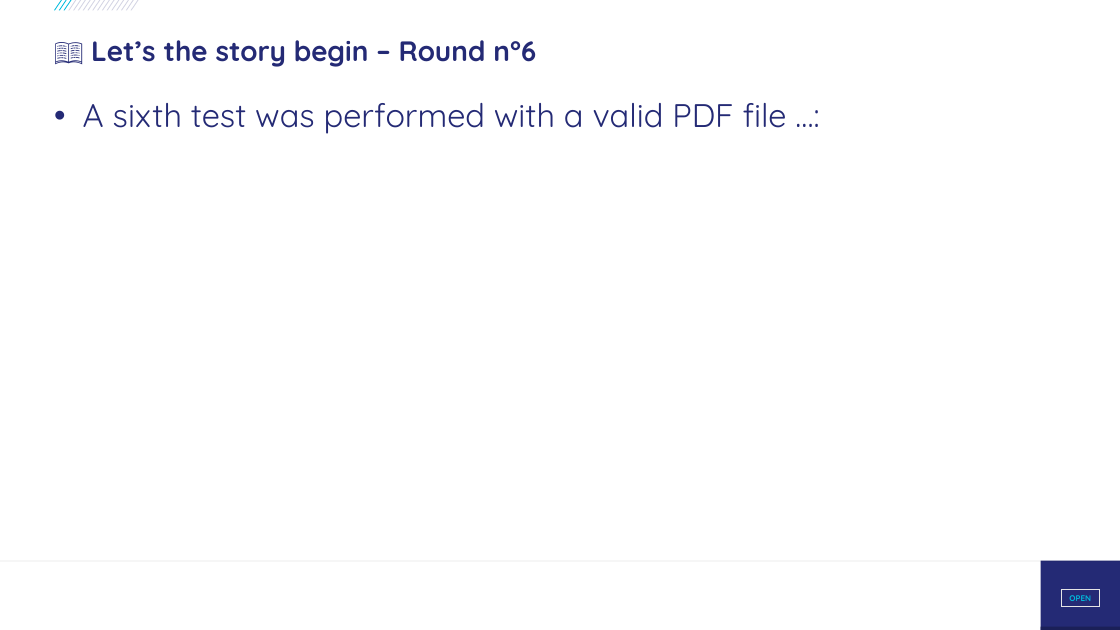
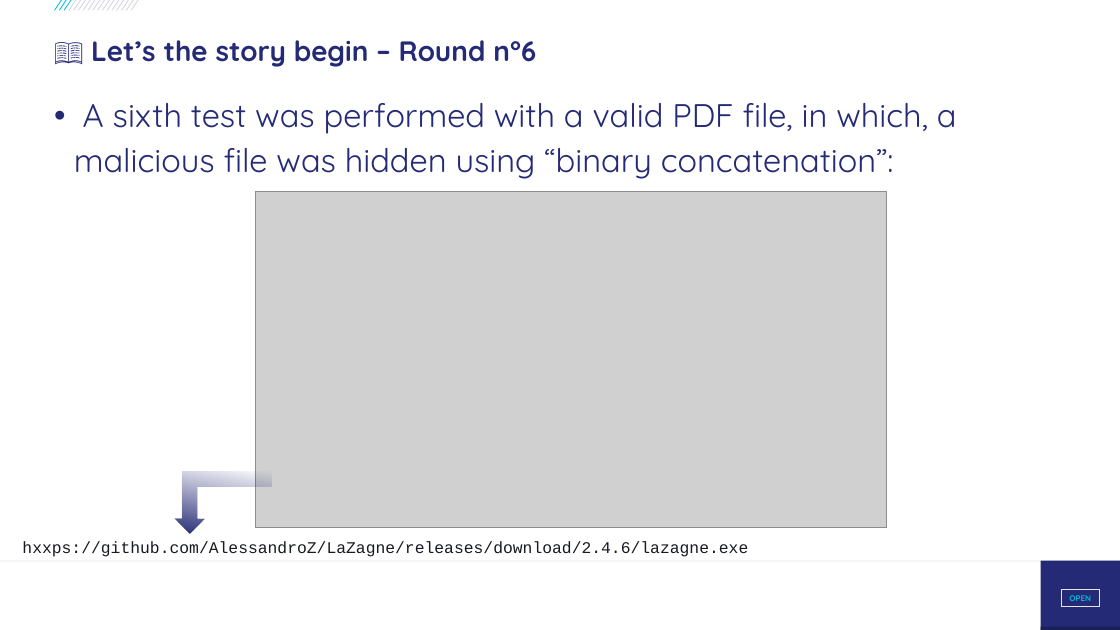
Before and after one commit to righettod/voxxeddays-lux-2026, a slide deck: slide 27 of presentation.pptx. Drawn at 1120x630 pixels with LibreOffice and Linux fonts; fonts in the diff are those of the drawing; grey boxes stand for pictures; background and template pictures are left out. Boxes give left, top, right and bottom in pixels: in the first picture for what was removed or moved away, otherwise in the second. Text is boxed around its words. In the diff, an @@ line names an element or a change of style, - is before the commit and + after.

```diff
--- a/presentation.pptx
+++ b/presentation.pptx
@@ text at (74, 103, 957, 179): text changed @@
-• A sixth test was performed with a valid PDF file …:
+• A sixth test was performed with a valid PDF file, in which, a malicious file was hidden using “binary concatenation”:
@@ picture added at (256, 192, 887, 527) @@
@@ bent up arrow added at (175, 472, 272, 534), fill gradient #242A75 @@
@@ text added at (22, 541, 748, 557), 14 pt, text #181A22 @@
+hxxps://github.com/AlessandroZ/LaZagne/releases/download/2.4.6/lazagne.exe
```
Also in this commit, not shown: 1 other slide changed, 5 slides added, 4 other files.
